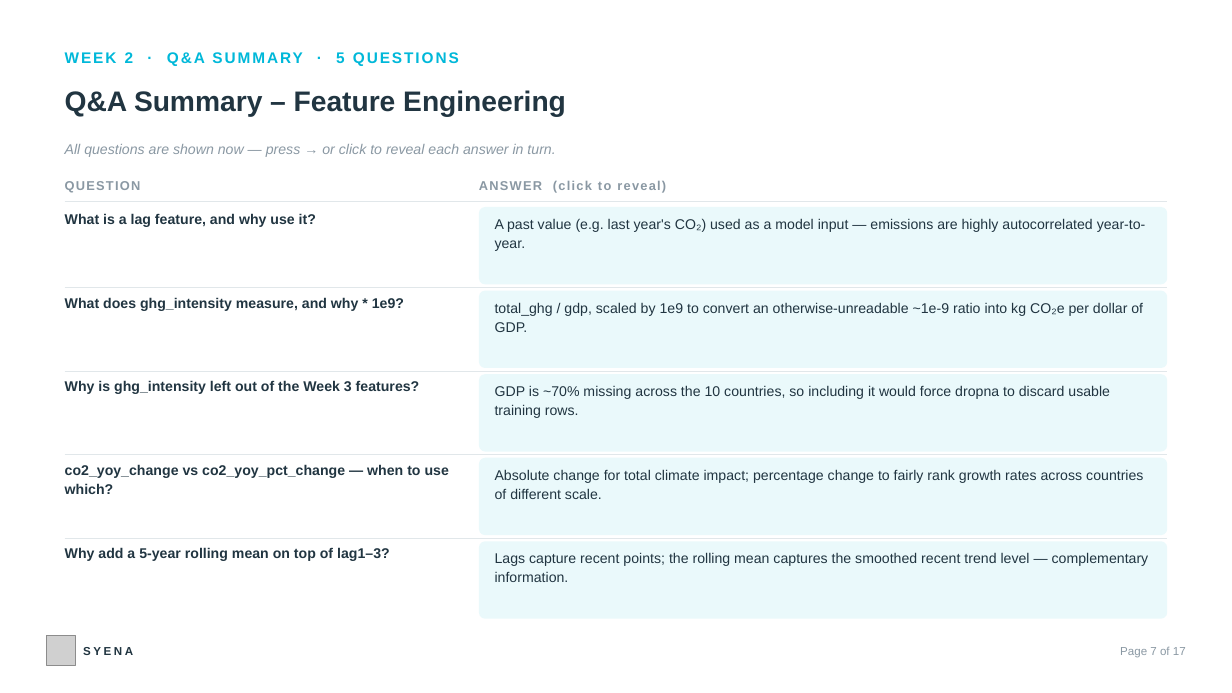
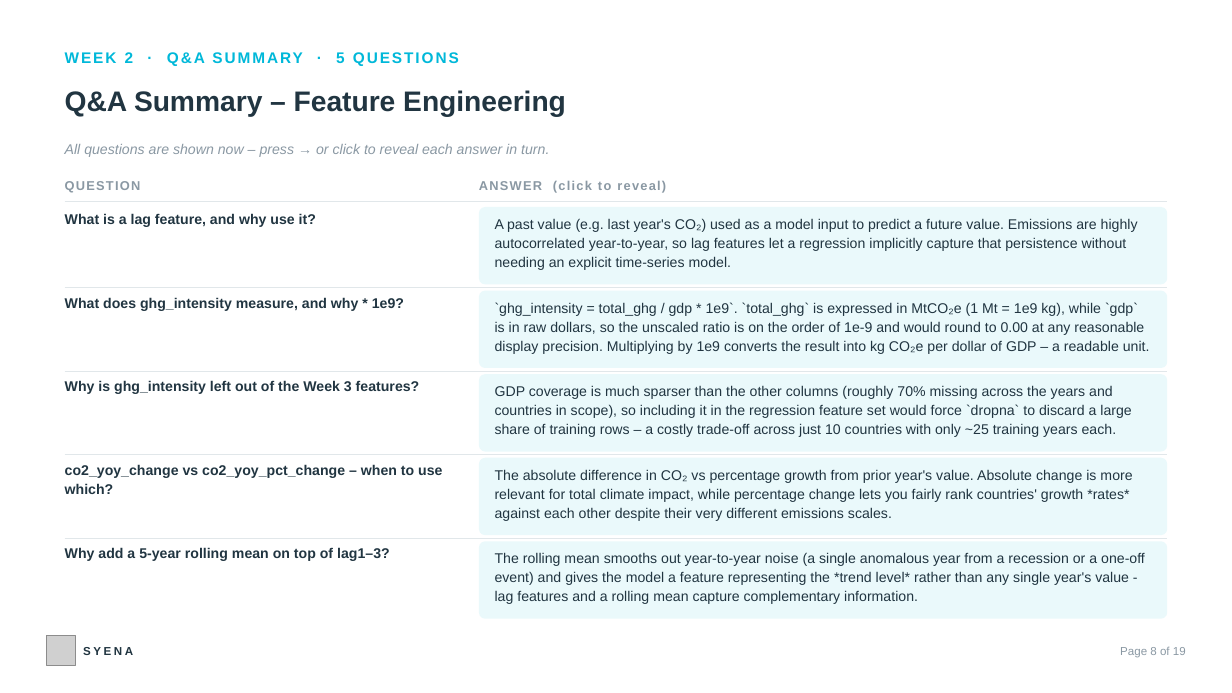
Before and after one commit to sauparnasarkar/climate-emissions-analysis-project, a slide deck: slide 8 of climate-dashboard-react/public/GHG_Internship_Review_QA_Deck.pptx (slide 7 before the commit). Drawn at 1232x693 pixels with LibreOffice and Linux fonts; fonts in the diff are those of the drawing; grey boxes stand for pictures. Boxes give left, top, right and bottom in pixels: in the first picture for what was removed or moved away, otherwise in the second. Text is boxed around its words. In the diff, an @@ line names an element or a change of style, - is before the commit and + after.

```diff
--- a/climate-dashboard-react/public/GHG_Internship_Review_QA_Deck.pptx
+++ b/climate-dashboard-react/public/GHG_Internship_Review_QA_Deck.pptx
@@ text at box(65, 144, 549, 157): text changed @@
-All questions are shown now — press → or click to reveal each answer in turn.
+All questions are shown now – press → or click to reveal each answer in turn.
@@ text in rounded rectangle at box(495, 218, 1138, 270): text changed @@
-A past value (e.g. last year's CO₂) used as a model input — emissions are highly autocorrelated year-to-year.
+A past value (e.g. last year's CO₂) used as a model input to predict a future value. Emissions are highly autocorrelated year-to-year, so lag features let a regression implicitly capture that persistence without needing an explicit time-series model.
@@ text in rounded rectangle at box(495, 302, 1150, 354): text changed @@
-total_ghg / gdp, scaled by 1e9 to convert an otherwise-unreadable ~1e-9 ratio into kg CO₂e per dollar of GDP.
+`ghg_intensity = total_ghg / gdp * 1e9`. `total_ghg` is expressed in MtCO₂e (1 Mt = 1e9 kg), while `gdp` is in raw dollars, so the unscaled ratio is on the order of 1e-9 and would round to 0.00 at any reasonable display precision. Multiplying by 1e9 converts the result into kg CO₂e per dollar of GDP – a readable unit.
@@ text in rounded rectangle at box(495, 385, 1131, 437): text changed @@
-GDP is ~70% missing across the 10 countries, so including it would force dropna to discard usable training rows.
+GDP coverage is much sparser than the other columns (roughly 70% missing across the years and countries in scope), so including it in the regression feature set would force `dropna` to discard a large share of training rows – a costly trade-off across just 10 countries with only ~25 training years each.
@@ text at box(65, 464, 442, 494): text changed @@
-co2_yoy_change vs co2_yoy_pct_change — when to use which?
+co2_yoy_change vs co2_yoy_pct_change – when to use which?
@@ text in rounded rectangle at box(495, 469, 1132, 521): text changed @@
-Absolute change for total climate impact; percentage change to fairly rank growth rates across countries of different scale.
+The absolute difference in CO₂ vs percentage growth from prior year's value. Absolute change is more relevant for total climate impact, while percentage change lets you fairly rank countries' growth *rates* against each other despite their very different emissions scales.
@@ text in rounded rectangle at box(495, 552, 1145, 604): text changed @@
-Lags capture recent points; the rolling mean captures the smoothed recent trend level — complementary information.
+The rolling mean smooths out year-to-year noise (a single anomalous year from a recession or a one-off event) and gives the model a feature representing the *trend level* rather than any single year's value - lag features and a rolling mean capture complementary information.
@@ text at box(1120, 647, 1186, 658): text changed @@
-Page 7 of 17
+Page 8 of 19
```
Also in this commit, not shown: 16 other slides changed, 2 slides added.
